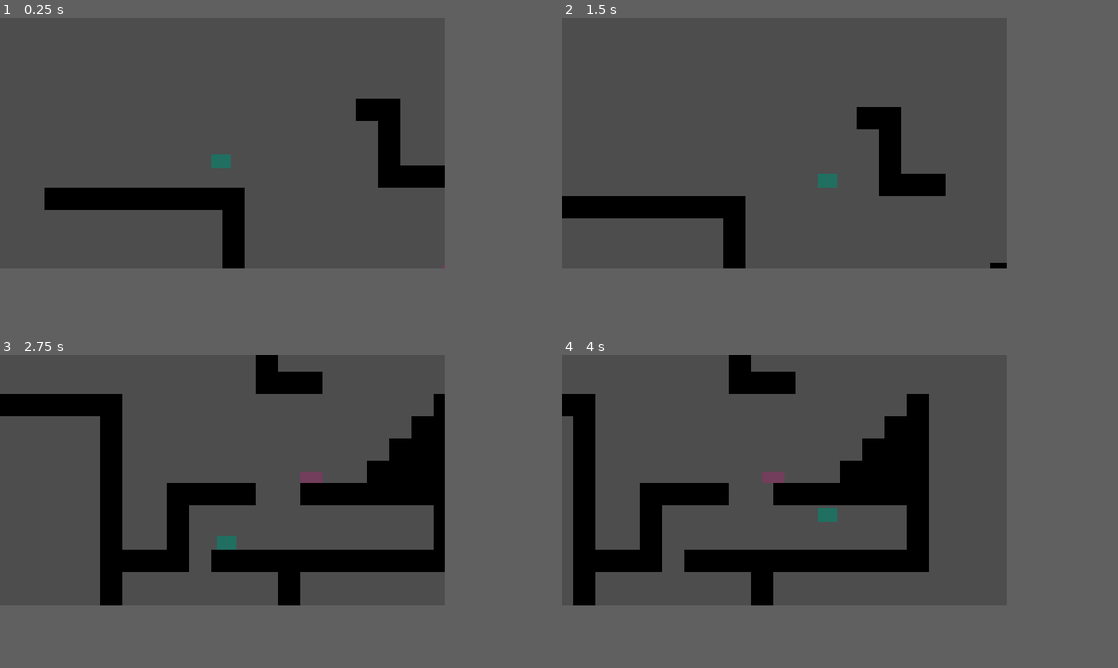
Above: before the commit, frames 1-4 (two rows, left to right).
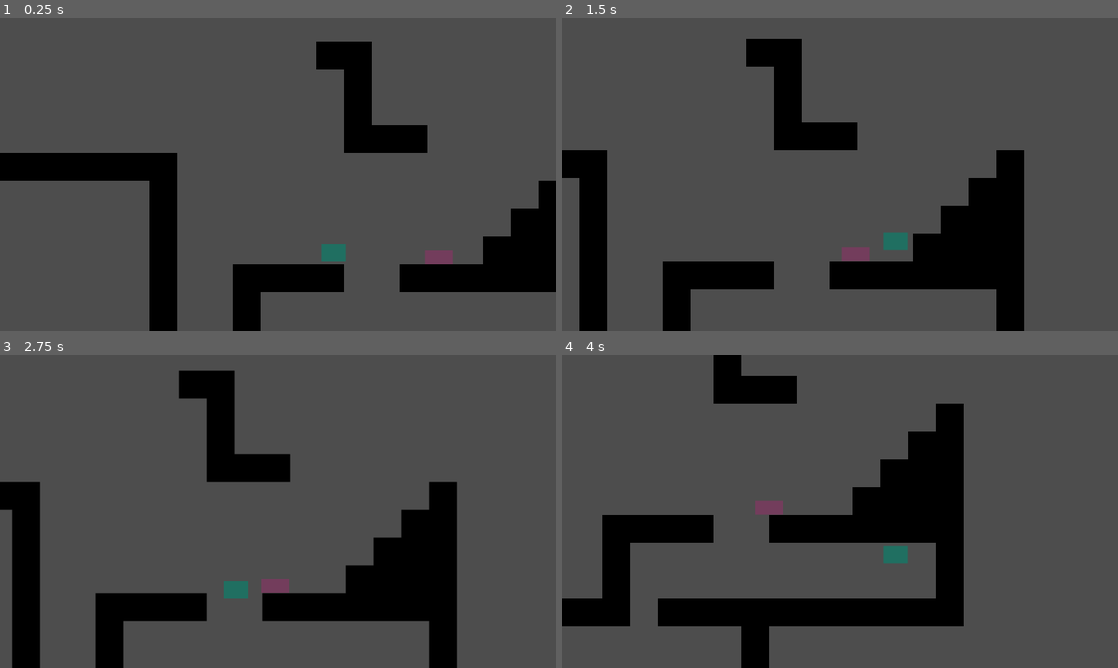
Above: after the commit, the same moments.

Repository: TravisHenderson646/finish-the-knight
Game: Godot game, scene res://game.tscn
The game is run twice, just before and just after one commit, with the same random seed, the same clock (stepped at 60 frames per second) and the same inputs.
Inputs:
- Up to frame 1 (0.25 s): no input
- Up to frame 2 (1.5 s): tap Enter (ui_accept) at 0.5, 0.77 s; hold Right (ui_right) from 0.53 s (still down)
- Up to frame 3 (2.75 s): tap Enter (ui_accept) at 1.52 s; release Right (ui_right) at 2.03 s; hold Left (ui_left) from 2.03 s (still down)
- Up to frame 4 (4 s): release Left (ui_left) at 2.78 s; hold Right (ui_right) from 2.78 s (still down); tap Enter (ui_accept) at 3.02, 3.77 s
The window is 640x360 before the commit and 800x450 after it. Grey fills any space a smaller window leaves; there, only what the larger window draws over its background counts as a difference.

The runs differ from the first frame. In frame 1, 19% of the frame differs, in the area x 0-100%, y 7-100%; in frame 2, 22%; in frame 3, 30%, in the area x 0-83%, y 0-100%; in frame 4, 27%.

Commit message:
desperately trying to fix pixel perfect collision

Diff:
--- a/black_tile_set.tres
+++ b/black_tile_set.tres
@@ -6,6 +6,7 @@
 resource_name = "terrain"
 texture = ExtResource("1_yr1mu")
 texture_region_size = Vector2i(8, 8)
+use_texture_padding = false
 0:0/0 = 0
 0:0/0/physics_layer_0/polygon_0/points = PackedVector2Array(-4, -4, 4, -4, 4, 4, -4, 4)
 
--- /dev/null
+++ b/camera_2d.gd
@@ -0,0 +1,9 @@
+extends Camera2D
+
+
+func _ready():
+	get_tree().get_first_node_in_group('player').remote_transform_2d.remote_path = get_path()
+
+
+func _process(_delta: float) -> void:
+	pass
--- a/enemy.gd
+++ b/enemy.gd
@@ -3,9 +3,9 @@
 
 var gravity:= 200.0
 
-func _physics_process(delta: float) -> void:
+func _physics_process(_delta: float) -> void:
 	# Add the gravity.
-	velocity.y += gravity * delta
+	velocity.y += gravity
 	velocity.x = -3
 
 	move_and_slide()
--- a/game.gd
+++ b/game.gd
@@ -1,10 +1 @@
 extends Node
-
-
-
-# World.gd
-func _ready():
-	# Get the Camera2D node (assumed to be a child of World)
-	var camera = $Camera2D
-	# Set the RemoteTransform2D's remote path to the camera
-	$Player/RemoteTransform2D.remote_path = camera.get_path()
--- a/game.tscn
+++ b/game.tscn
@@ -1,21 +1,22 @@
-[gd_scene load_steps=4 format=3 uid="uid://cvg320pj7354l"]
+[gd_scene load_steps=5 format=3 uid="uid://cvg320pj7354l"]
 
 [ext_resource type="Script" uid="uid://cugqa6gidmyyw" path="res://game.gd" id="1_feb5d"]
 [ext_resource type="PackedScene" uid="uid://eyreqdvbvuwy" path="res://player.tscn" id="2_feb5d"]
 [ext_resource type="PackedScene" uid="uid://cnnqfws53tbro" path="res://level_1.tscn" id="3_feb5d"]
+[ext_resource type="Script" uid="uid://bg7qr41rjyxba" path="res://camera_2d.gd" id="4_fc0e3"]
 
 [node name="Game" type="Node"]
 script = ExtResource("1_feb5d")
 
 [node name="Level1" parent="." instance=ExtResource("3_feb5d")]
-position = Vector2(61, 66)
+position = Vector2(8, 28)
 
-[node name="Player" parent="." instance=ExtResource("2_feb5d")]
+[node name="Player" parent="." groups=["player"] instance=ExtResource("2_feb5d")]
 position = Vector2(61, 66)
 
 [node name="Camera2D" type="Camera2D" parent="."]
-position = Vector2(61, 66)
 process_callback = 0
 drag_horizontal_enabled = true
 drag_vertical_enabled = true
 drag_bottom_margin = 0.5
+script = ExtResource("4_fc0e3")
--- a/player.gd
+++ b/player.gd
@@ -6,9 +6,12 @@
 @export_range(-110, -95, .1) var JUMP_VELOCITY = -100.0
 @export_range(180, 230, 1) var gravity:= 200.0
 
-func _physics_process(delta: float) -> void:
+@onready var remote_transform_2d: RemoteTransform2D = $RemoteTransform2D
+
+
+func _physics_process(_delta: float) -> void:
 	# Add the gravity.
-	velocity.y += gravity * delta
+	velocity.y += gravity /60
 	# Handle jump.
 	if Input.is_action_just_pressed("ui_accept") and is_on_floor():
 		velocity.y = JUMP_VELOCITY
@@ -22,7 +25,6 @@
 		velocity.x = 0
 
 	move_and_slide()
-
 	# prevent being 1 pixel into floor
 	#if is_on_floor():
 		#position.y = round(position.y)
--- a/player.tscn
+++ b/player.tscn
@@ -13,7 +13,7 @@
 shape = SubResource("RectangleShape2D_sh265")
 
 [node name="RemoteTransform2D" type="RemoteTransform2D" parent="."]
-remote_path = NodePath("../CollisionShape2D")
+remote_path = NodePath("..")
 
 [node name="Polygon2D" type="Polygon2D" parent="."]
 color = Color(0.128911, 0.439112, 0.383096, 1)
--- a/project.godot
+++ b/project.godot
@@ -21,12 +21,16 @@
 window/size/viewport_height=90
 window/size/window_width_override=1280
 window/size/window_height_override=720
-window/stretch/mode="viewport"
+window/stretch/mode="canvas_items"
 window/stretch/scale_mode="integer"
 
 [editor_plugins]
 
 enabled=PackedStringArray("res://addons/time_tracker/plugin.cfg")
+
+[global_group]
+
+player=""
 
 [layer_names]
 
@@ -36,5 +40,6 @@
 
 [rendering]
 
+textures/canvas_textures/default_texture_filter=0
 renderer/rendering_method="gl_compatibility"
 renderer/rendering_method.mobile="gl_compatibility"
Not shown, added: camera_2d.gd.uid
Binary file added: player_sprite.png
Not shown, added: player_sprite.png.import
